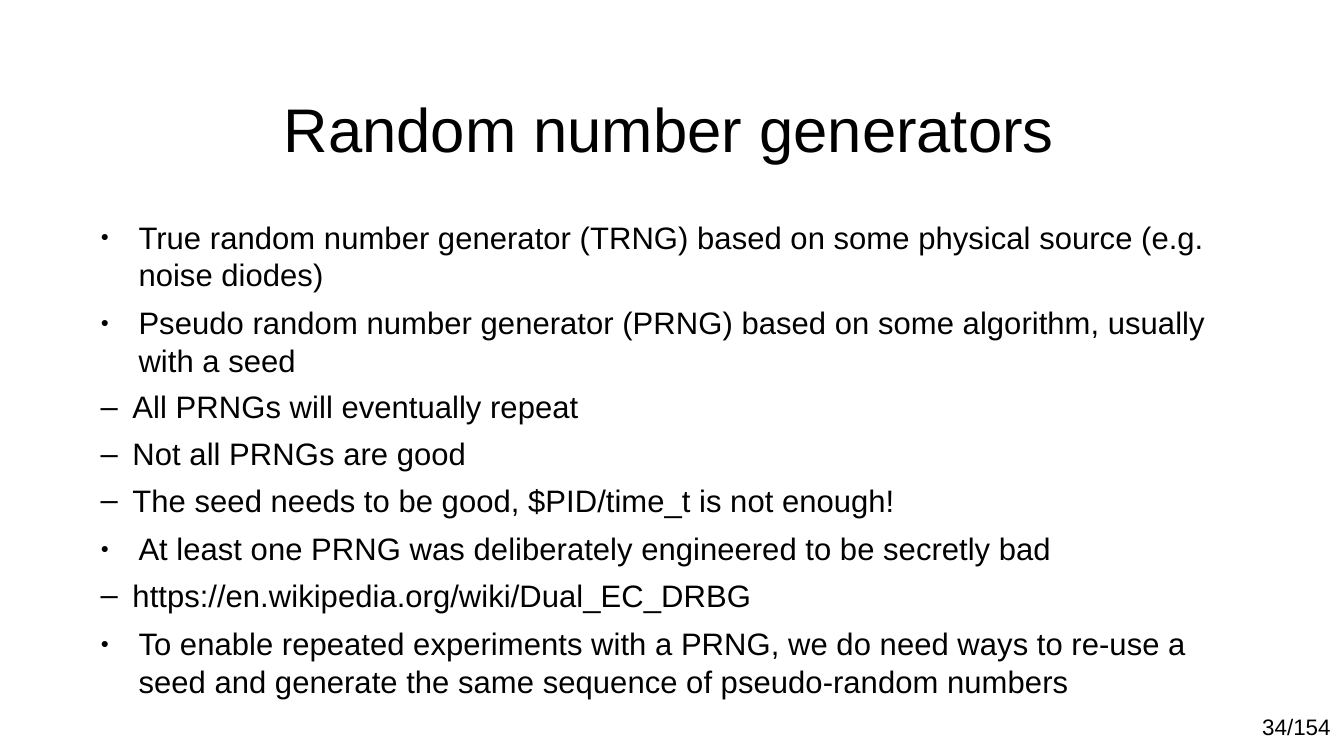
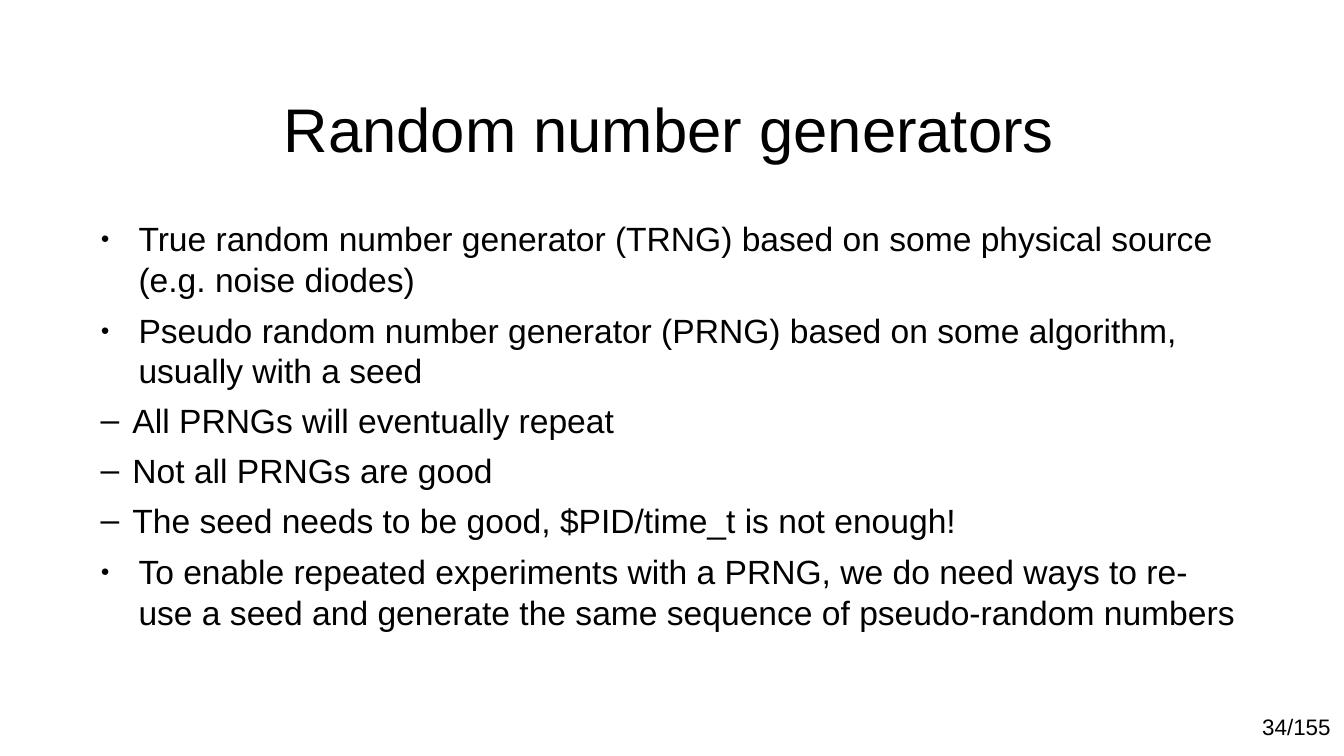
Before and after one commit to Teniola-Malomo/cs7053, a slide deck: slide 34 of 2026lectures/04-crypto.odp. Drawn at 1344x756 pixels with LibreOffice and Linux fonts; fonts in the diff are those of the drawing. Boxes give left, top, right and bottom in pixels: in the first picture for what was removed or moved away, otherwise in the second. Text is boxed around its words. In the diff, an @@ line names an element or a change of style, - is before the commit and + after.

```diff
--- a/2026lectures/04-crypto.odp
+++ b/2026lectures/04-crypto.odp
@@ text "True random number generator (TRNG) ..." at [132,226,1235,631]: size 16.6 to 18 pt @@
@@ text at [132,537,1051,614]: paragraphs removed @@
-● At least one PRNG was deliberately engineered to be secretly bad
-  – https://en.wikipedia.org/wiki/Dual_EC_DRBG
@@ page number at [1262,718,1330,736]: text changed @@
-34/154
+34/155
```
Also in this commit, not shown: 1 slide added, 2 other files.
